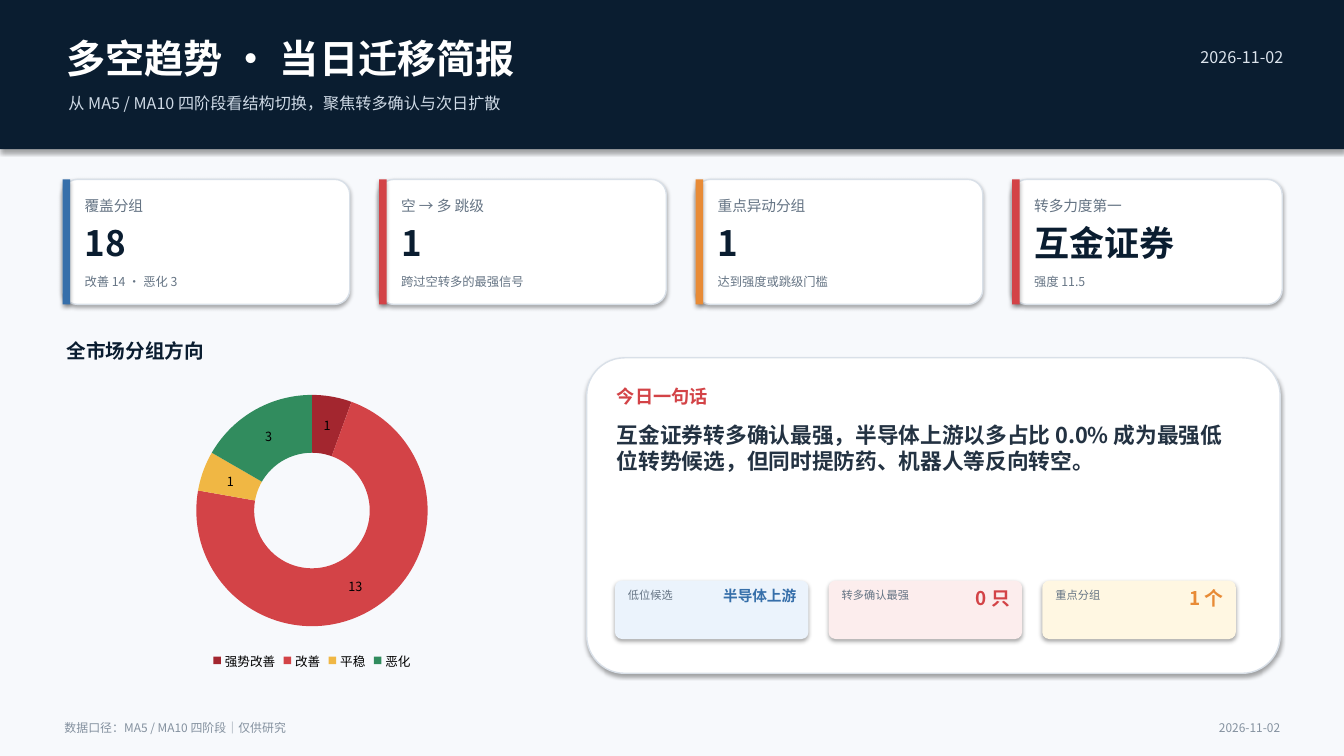
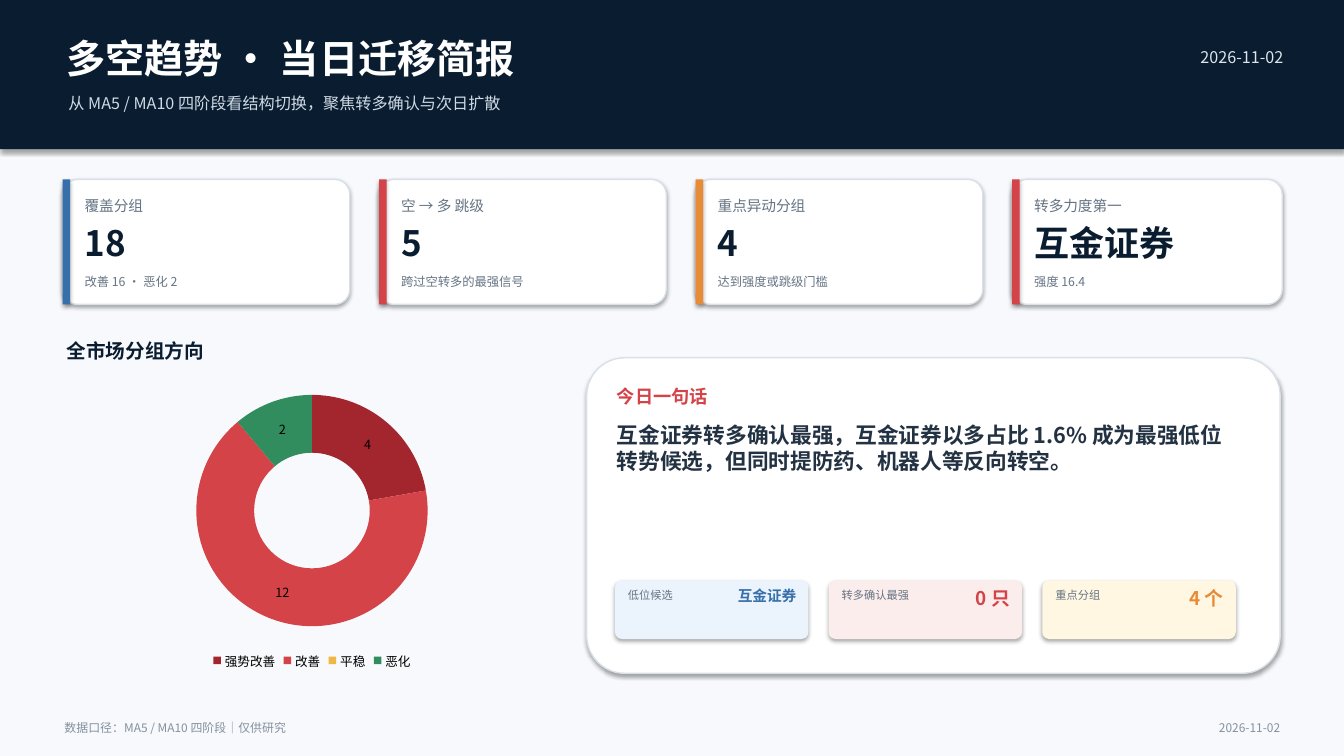
Before and after one commit to nancybhc/a-share-blast-lab, a slide deck: slide 1 of assets/多空阶段简报_2026-11-02.pptx. Drawn at 1344x756 pixels with LibreOffice and Linux fonts; fonts in the diff are those of the drawing. Boxes give left, top, right and bottom in pixels: in the first picture for what was removed or moved away, otherwise in the second. Text is boxed around its words. In the diff, an @@ line names an element or a change of style, - is before the commit and + after.

```diff
--- a/assets/多空阶段简报_2026-11-02.pptx
+++ b/assets/多空阶段简报_2026-11-02.pptx
@@ text at (401,230,422,257): text changed @@
-1
+5
@@ text at (718,230,739,256): text changed @@
-1
+4
@@ text at (85,276,178,287): text changed @@
-改善 14 · 恶化 3
+改善 16 · 恶化 2
@@ text at (1034,276,1085,287): text changed @@
-强度 11.5
+强度 16.4
@@ doughnut chart at (73,381,552,674) @@
-Series 1: 1, 13, 1, 3
+Series 1: 4, 12, 0, 2
@@ text at (617,424,1222,472): text changed @@
-互金证券转多确认最强，半导体上游以多占比 0.0% 成为最强低位转势候选，但同时提防药、机器人等反向转空。
+互金证券转多确认最强，互金证券以多占比 1.6% 成为最强低位转势候选，但同时提防药、机器人等反向转空。
@@ text at (738,588,796,602): text changed @@
-半导体上游
+互金证券
@@ text at (1190,589,1224,607): text changed @@
-1 个
+4 个
```
Also in this commit, not shown: 3 other slides changed, 11 other files.
